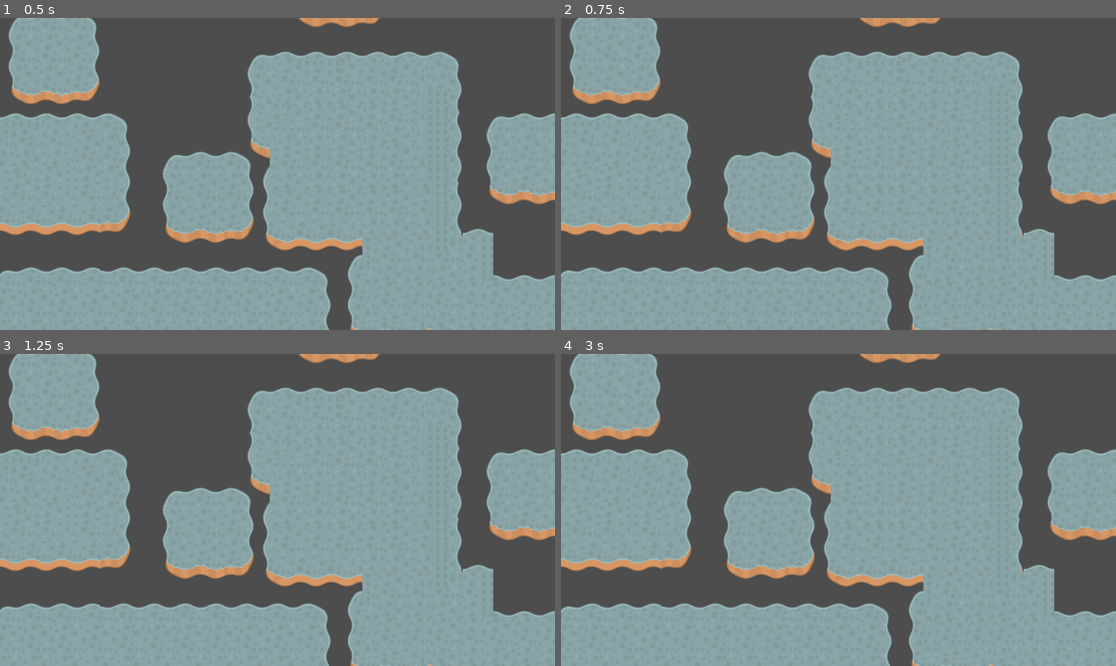
Above: before the commit, frames 1-4 (two rows, left to right).
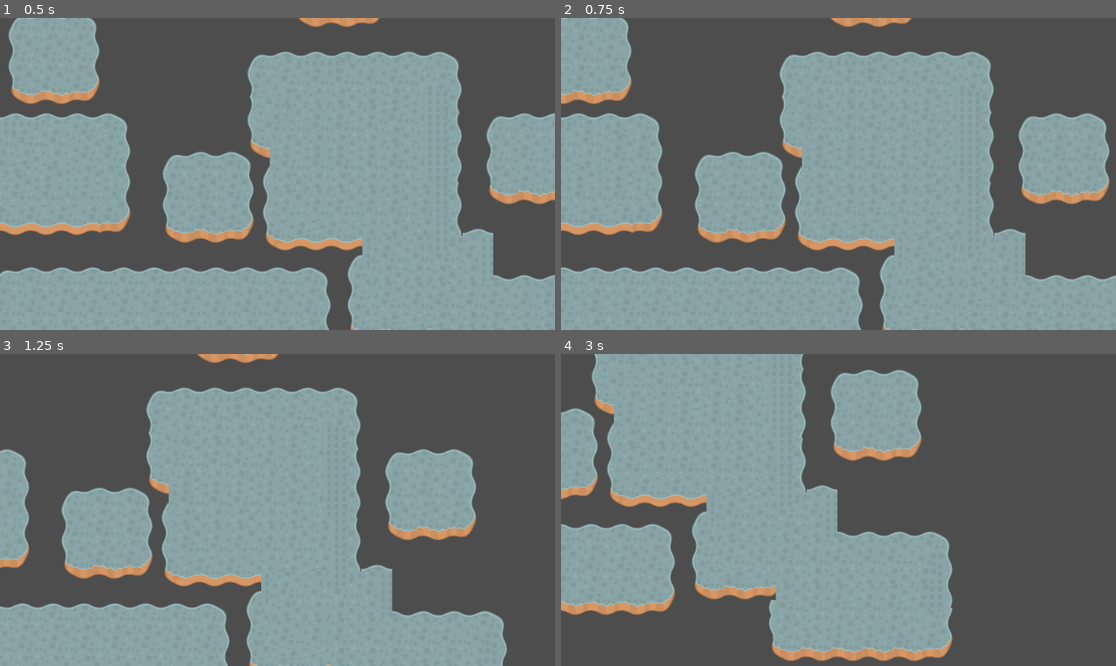
Above: after the commit, the same moments.

Repository: lllindemann/top-down-parallax-background-godot
Game: Godot game, scene res://main.tscn
Two runs of this game, one before a commit and one after it. Both use one fixed random seed, a clock stepped at 60 frames per second and the inputs below. The project has no main scene, so this scene is started directly.
Inputs:
- Up to frame 1 (0.5 s): no input
- Up to frame 2 (0.75 s): tap Enter at 0.5 s; hold Right (ui_right) from 0.53 s (still down)
- Up to frame 3 (1.25 s): keep holding Right (ui_right)
- Up to frame 4 (3 s): release Right (ui_right) at 1.28 s; hold Down (ui_down) 1.28-2.03 s; hold Right (ui_right) 2.03-2.78 s; hold Up (ui_up) from 2.78 s (still down)

Frame 1 is identical in both runs. In frame 2, 19% of the frame differs, in the area x 0-100%, y 0-100%; in frame 3, 38%; in frame 4, 63%.
Error before the commit: Invalid operands 'Vector2' and 'float' in operator '+'. (res://Camera2D.gd:7)

Commit message:
fix: false operator in Camera2D Script

Diff:
--- a/Camera2D.gd
+++ b/Camera2D.gd
@@ -4,4 +4,4 @@
 func _process(_delta):
 	# Get the input direction and handle the camera movement
 	var direction = Input.get_vector("ui_left", "ui_right",  "ui_up", "ui_down")
-	position += direction.x * SPEED
+	position += direction * SPEED
